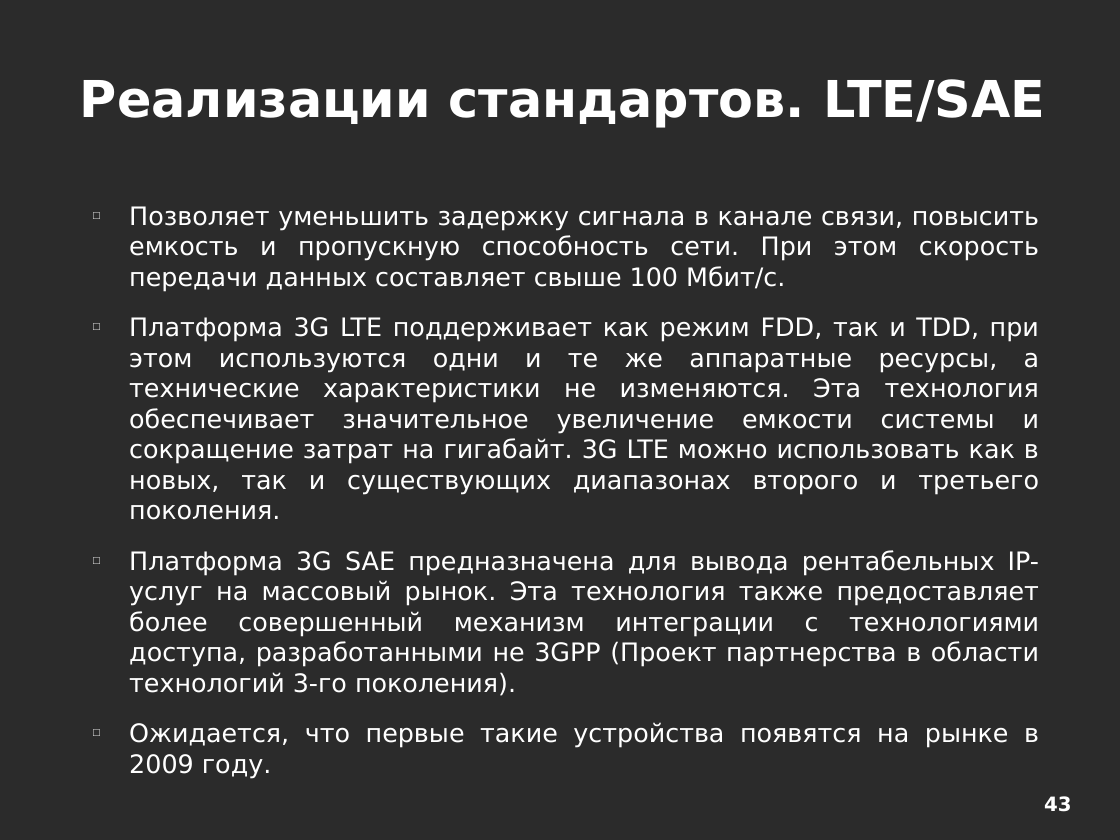
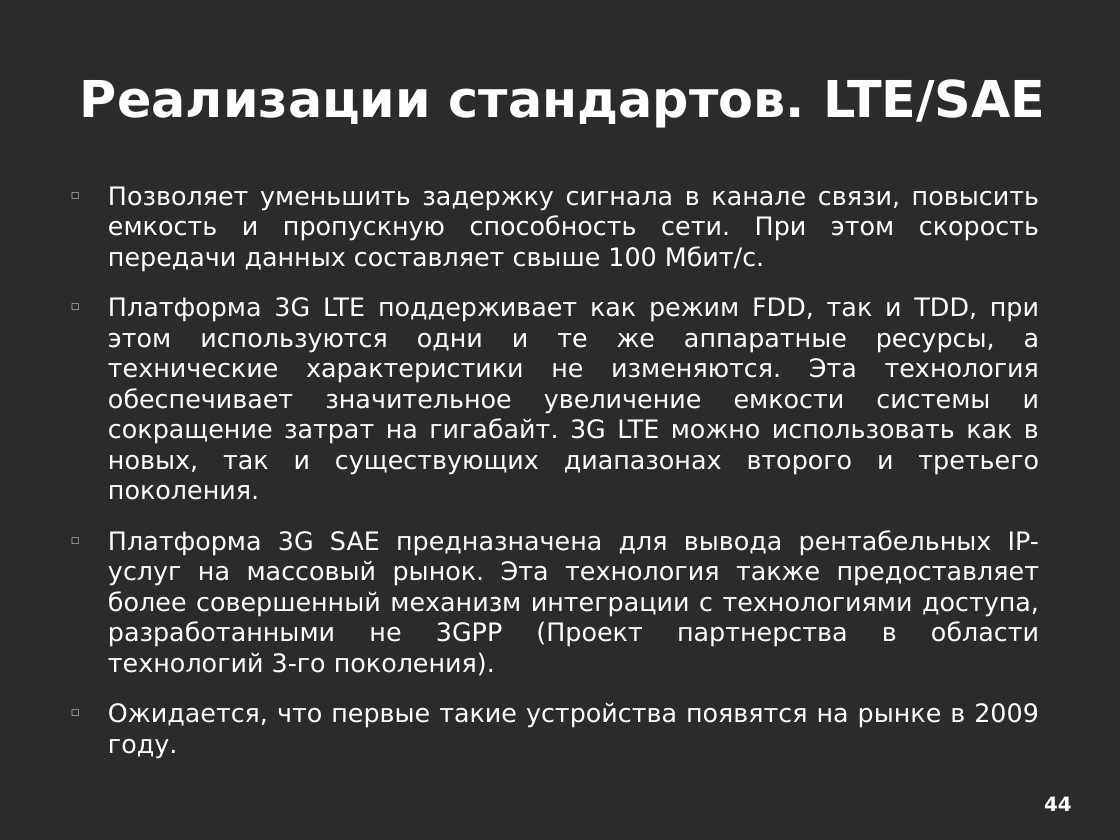
Before and after one commit to aeremenok/a-team-777, a slide deck: slide 44 of 10/smm/doc/eav_wireless.odp (slide 43 before the commit). Drawn at 1120x840 pixels with LibreOffice and Linux fonts; fonts in the diff are those of the drawing; background and template pictures are left out; a plain dark background stands for a picture behind light text. Boxes give left, top, right and bottom in pixels: in the first picture for what was removed or moved away, otherwise in the second. Text is boxed around its words. In the diff, an @@ line names an element or a change of style, - is before the commit and + after.

```diff
--- a/10/smm/doc/eav_wireless.odp
+++ b/10/smm/doc/eav_wireless.odp
@@ text "Позволяет уменьшить задержку сигнала в ..." rewrapped from [129,206,1040,779] to [108,186,1040,759] @@
@@ page number at [1044,796,1071,811]: text changed @@
-43
+44
```
Also in this commit, not shown: 20 other slides changed, 3 slides added, 1 slide removed.
